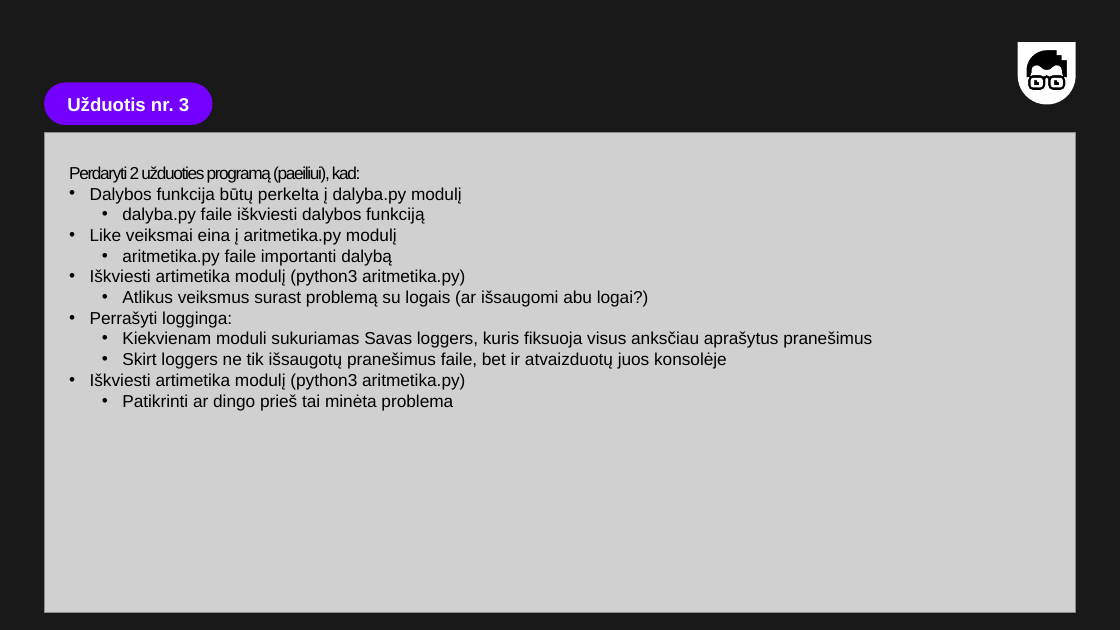
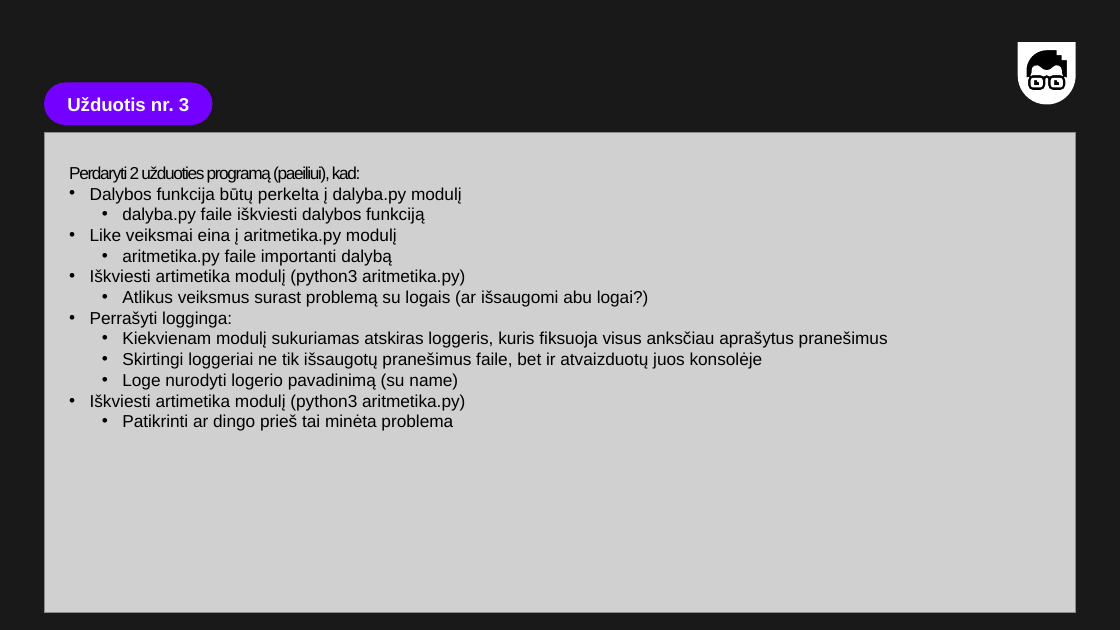
Before and after one commit to MantsSk/CA_Python, a slide deck: slide 21 of Skaidres-Medziaga/18_paskaita_Logginimas.pptx (slide 30 before the commit). Drawn at 1120x630 pixels with LibreOffice and Linux fonts; fonts in the diff are those of the drawing; grey boxes stand for pictures. Boxes give left, top, right and bottom in pixels: in the first picture for what was removed or moved away, otherwise in the second. Text is boxed around its words. In the diff, an @@ line names an element or a change of style, - is before the commit and + after.

```diff
--- a/Skaidres-Medziaga/18_paskaita_Logginimas.pptx
+++ b/Skaidres-Medziaga/18_paskaita_Logginimas.pptx
@@ text at <box>122,331,888,390</box>: text changed @@
-  • Kiekvienam moduli sukuriamas Savas loggers, kuris fiksuoja visus anksčiau aprašytus pranešimus
-  • Skirt loggers ne tik išsaugotų pranešimus faile, bet ir atvaizduotų juos konsolėje
+  • Kiekvienam modulį sukuriamas atskiras loggeris, kuris fiksuoja visus anksčiau aprašytus pranešimus
+  • Skirtingi loggeriai ne tik išsaugotų pranešimus faile, bet ir atvaizduotų juos konsolėje
+  • Loge nurodyti logerio pavadinimą (su name)
```
Also in this commit, not shown: 7 other slides changed, 9 slides removed, 2 other files.
